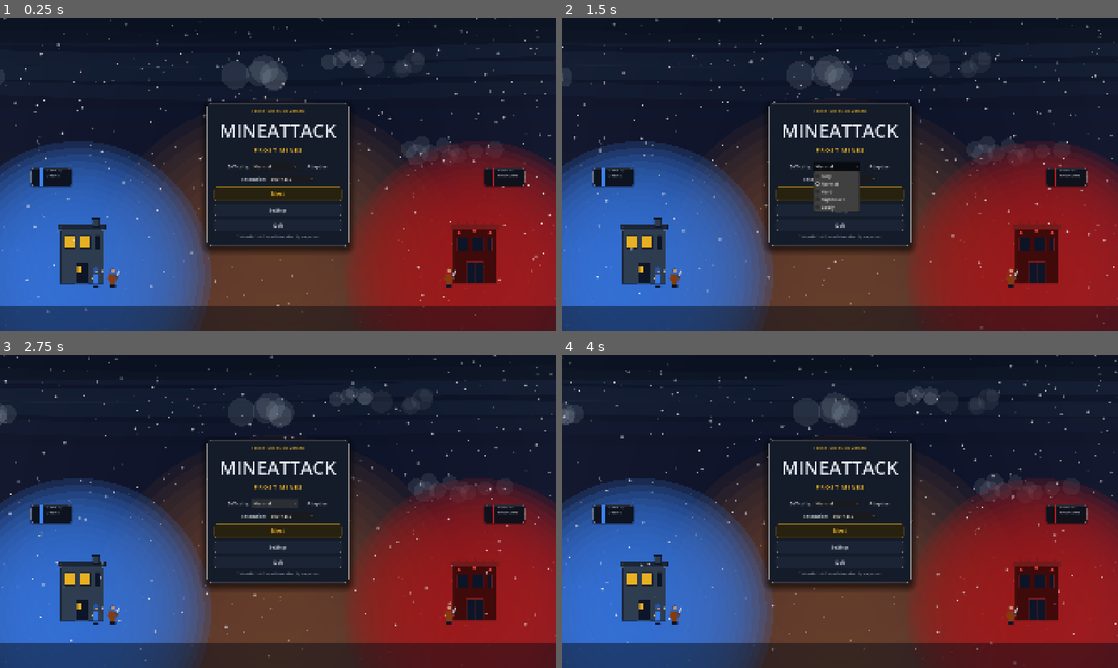
Above: before the commit, frames 1-4 (two rows, left to right).
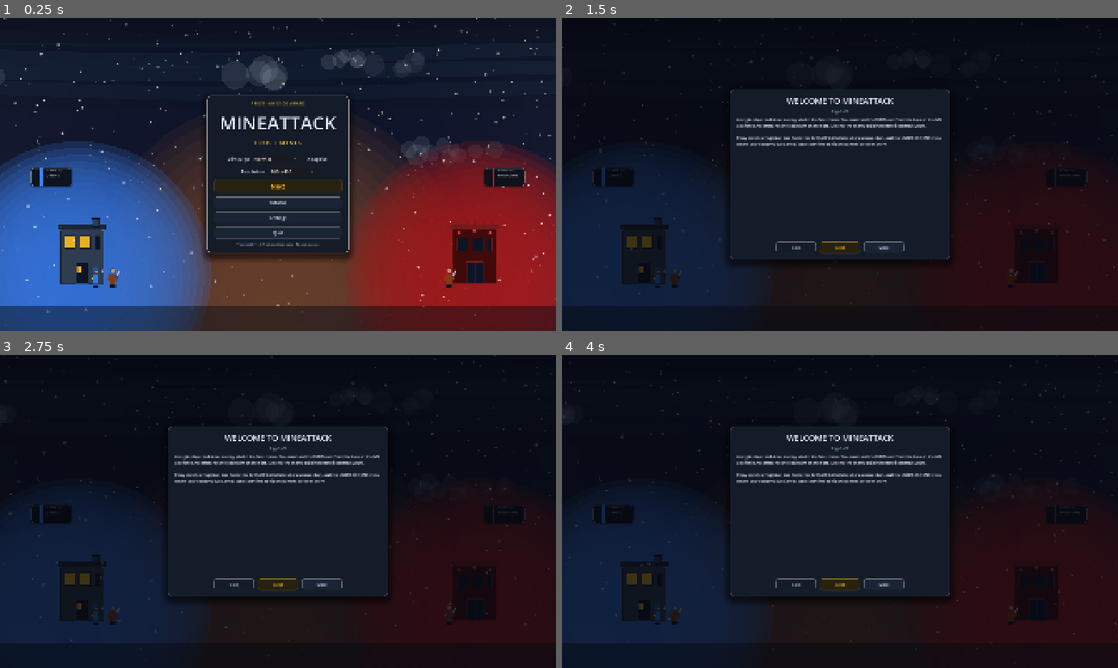
Above: after the commit, the same moments.

Repository: SZaidi00/mine-attack
Game: Godot game, scene res://scenes/ui/main_menu.tscn
Two runs of this game, one before a commit and one after it. Both use one fixed random seed, a clock stepped at 60 frames per second and the inputs below.
Inputs (mouse positions are in pixels of both pictures, inside the frame that each line leads up to):
- Up to frame 1 (0.25 s): no input
- Up to frame 2 (1.5 s): click (840, 202) at 0.5 s, where only the run after the commit has a clickable "Tutorial"; click "Normal" at 1.25 s
- Up to frame 3 (2.75 s): click "Normal" at 2 s
- Up to frame 4 (4 s): click "Next" at 2.75 s; click (801, 586) at 3.5 s, where only the run before the commit has a clickable "Back"

The runs differ from the first frame. In frame 1, 4.1% of the frame differs, in the area x 36-64%, y 24-78%; in frame 2, 64%, in the area x 0-100%, y 0-100%; in frame 3, 62%; in frame 4, 61%.

Commit message:
fix wall and tower placement issue

Diff:
--- a/scenes/ui/hud.tscn
+++ b/scenes/ui/hud.tscn
@@ -15,6 +15,7 @@
 anchor_bottom = 1.0
 grow_horizontal = 2
 grow_vertical = 2
+mouse_filter = 2
 script = ExtResource("1_hud")
 
 [node name="WeatherOverlay" type="Control" parent="."]
--- a/scripts/ui/main_menu.gd
+++ b/scripts/ui/main_menu.gd
@@ -7,6 +7,7 @@
 
 const UIThemeTokens = preload("res://scripts/ui/ui_theme_tokens.gd")
 const SettingsPanel = preload("res://scripts/ui/settings_panel.gd")
+const TutorialPanel = preload("res://scripts/ui/tutorial_panel.gd")
 
 const _SKY: Texture2D = preload("res://frost_mines_assets/backgrounds/surface_sky.png")
 const _GROUND: Texture2D = preload("res://frost_mines_assets/backgrounds/surface_ground.png")
@@ -19,6 +20,7 @@
 var _difficulty_option: OptionButton
 var _adaptive_check: CheckBox
 var _settings_panel: Control
+var _tutorial_panel: Control
 # Phase 4: two-step menu — the main card leads into faction select.
 var _main_center: CenterContainer
 var _faction_center: CenterContainer
@@ -55,6 +57,8 @@
 	_build_faction_select()
 	_settings_panel = SettingsPanel.create()
 	add_child(_settings_panel)
+	_tutorial_panel = TutorialPanel.create()
+	add_child(_tutorial_panel)
 
 
 func _on_setting_changed(what: StringName) -> void:
@@ -419,6 +423,7 @@
 		vbox.add_child(res_row)
 
 	_add_menu_button(vbox, "Next", _show_faction_select, true)
+	_add_menu_button(vbox, "Tutorial", func(): _tutorial_panel.visible = true, false)
 	_add_menu_button(vbox, "Settings", func(): _settings_panel.visible = true, false)
 	_add_menu_button(vbox, "Quit", func(): get_tree().quit(), false)
 
--- /dev/null
+++ b/scripts/ui/tutorial_panel.gd
@@ -0,0 +1,278 @@
+class_name TutorialPanel
+extends RefCounted
+
+## First-time-player tutorial: a paginated set of illustrated reference
+## screens covering the goal, economy, units, structures, research, weather,
+## and controls. create() returns a hidden full-rect Control; callers add it
+## as a child and toggle `visible`, same as SettingsPanel.
+
+const UIThemeTokens = preload("res://scripts/ui/ui_theme_tokens.gd")
+
+const _ICON_MINER: Texture2D = preload("res://frost_mines_assets/icons/icon_miner.png")
+const _ICON_SWORDSMAN: Texture2D = preload("res://frost_mines_assets/icons/icon_swordsman.png")
+const _ICON_ARCHER: Texture2D = preload("res://frost_mines_assets/icons/icon_archer.png")
+const _ICON_WIZARD: Texture2D = preload("res://frost_mines_assets/icons/icon_wizard.png")
+const _ICON_DRAGON: Texture2D = preload("res://frost_mines_assets/icons/icon_dragon.png")
+const _ICON_ENGINEER: Texture2D = preload("res://frost_mines_assets/icons/icon_engineer.png")
+const _ICON_CRAWLER: Texture2D = preload("res://frost_mines_assets/icons/icon_crawler.png")
+const _ICON_BUILDING: Texture2D = preload("res://frost_mines_assets/icons/icon_building.png")
+const _ICON_LANTERN: Texture2D = preload("res://frost_mines_assets/icons/button_build_lantern.png")
+const _ICON_TOWER: Texture2D = preload("res://frost_mines_assets/icons/button_build_tower.png")
+const _ICON_WALL: Texture2D = preload("res://frost_mines_assets/icons/button_build_wall.png")
+const _ICON_TRAP: Texture2D = preload("res://frost_mines_assets/icons/icon_attack.png")
+const _ICON_COIN: Texture2D = preload("res://frost_mines_assets/icons/icon_coin.png")
+const _ICON_RESEARCH: Texture2D = preload("res://frost_mines_assets/icons/tech_deep_delve.png")
+const _ICON_SNOWSTORM: Texture2D = preload("res://frost_mines_assets/icons/icon_snowstorm.png")
+const _ICON_LAVA: Texture2D = preload("res://frost_mines_assets/icons/icon_lava.png")
+const _ICON_WEATHER: Texture2D = preload("res://frost_mines_assets/icons/icon_weather_alert.png")
+
+# Each page: title, intro paragraph, and icon/heading/text rows.
+const _PAGES: Array = [
+	{
+		"title": "WELCOME TO MINEATTACK",
+		"intro": "A single-player real-time strategy duel in the frost mines. You command the BLUE team from the base on the left; a scripted AI commands the RED team on the right. Destroy the enemy building before it destroys yours.\n\nEvery match is fought on two fronts: the SURFACE battlefield, where armies clash, and the UNDERGROUND mine, where your economy lives. Press Tab at any time to flip the camera between them.",
+		"entries": [],
+	},
+	{
+		"title": "ECONOMY & MINERS",
+		"intro": "Coin funds everything: units, structures, and research. Your building also trickles a small baseline income, but the mine is where fortunes are made.",
+		"entries": [
+			{"icon": _ICON_MINER, "heading": "Miners (train with 1)", "text": "Your workforce. Send them underground to dig ore, then they haul it back and deposit coin at your building."},
+			{"icon": _ICON_COIN, "heading": "Miners dig gold", "text": "Right-click ore to order mining runs. Ore depletes over time, so keep pushing into deeper, richer veins."},
+			{"icon": _ICON_MINER, "heading": "Miner upgrades", "text": "Upgrade miners at your building to unlock deeper mine layers (level 1 reaches layers 1–2, level 2 layers 3–4, level 3 layers 5–7)."},
+			{"icon": _ICON_COIN, "heading": "Never fully broke", "text": "If every miner is dead and you cannot afford a new one, a welfare trickle kicks in so the economy can always recover."},
+		],
+	},
+	{
+		"title": "UNITS",
+		"intro": "Train units from your building with the number keys. Every unit has a role — build an army that covers several of them.",
+		"entries": [
+			{"icon": _ICON_SWORDSMAN, "heading": "Swordsman (2)", "text": "Cheap melee frontline. Upgrade fighters to level 3 for more HP and damage."},
+			{"icon": _ICON_ARCHER, "heading": "Archer (3)", "text": "Ranged fighter that kites away from melee threats; also shoots down dragons and pigeons."},
+			{"icon": _ICON_WIZARD, "heading": "Wizard (4)", "text": "Expensive AoE spell damage. With Necromancy research, wizards raise undead from fallen warriors."},
+			{"icon": _ICON_DRAGON, "heading": "Dragon (5)", "text": "Flying heavy hitter, strong against air and ground. Only archers and other fliers can answer it."},
+			{"icon": _ICON_ENGINEER, "heading": "Engineer (7)", "text": "Support unit with no attack. Channels repairs on damaged walls, towers, lanterns, and buildings for a coin cost. Idle engineers seek work on their own."},
+			{"icon": _ICON_CRAWLER, "heading": "Crawler (8)", "text": "Underground-only raider: it dives into the mine at spawn and can never surface or dig. Raid enemy miners through breached walls."},
+			{"icon": _ICON_TOWER, "heading": "Pigeon (6)", "text": "Trained from towers. A flying scout that extends your vision — fragile, so keep it away from archers."},
+		],
+	},
+	{
+		"title": "STRUCTURES",
+		"intro": "Open the radial build menu with the Build button on the HUD and place structures on the map. Placement costs coin, and each option greys out when unaffordable.",
+		"entries": [
+			{"icon": _ICON_BUILDING, "heading": "Your building", "text": "Trains every unit, receives miner deposits, and is your life line — when it falls, the match is lost. The enemy's building is your win condition."},
+			{"icon": _ICON_LANTERN, "heading": "Lanterns", "text": "Provide vision on the surface and underground, piercing the fog of war. Upgrade tiers 1→3 for wider sight."},
+			{"icon": _ICON_TOWER, "heading": "Towers", "text": "Static surface defenses that auto-attack enemies in range — and train pigeons."},
+			{"icon": _ICON_WALL, "heading": "Walls", "text": "Single-cell barriers that block movement and projectiles. They must be torn down before troops pass."},
+			{"icon": _ICON_TRAP, "heading": "Traps", "text": "Hidden area damage triggered by enemy units. Requires the Guerrilla research; only miners can place them."},
+		],
+	},
+	{
+		"title": "RESEARCH",
+		"intro": "Press R to open the Doctrine Deck. Research is timed and paid with coin, and your choices shape the whole match — pick a strategy and commit.",
+		"entries": [
+			{"icon": _ICON_RESEARCH, "heading": "Discipline roots", "text": "Tier-1 roots: Deep Delve (mine deeper) or Surface War (stronger surface army) — these two are mutually exclusive. Fortification, Dragon Mastery, Arctic Training, and Survival Instinct are independent."},
+			{"icon": _ICON_RESEARCH, "heading": "Branching tiers", "text": "Tier-2 techs can both be researched. Tier-3 capstones lock each other out — Deep Delve ends in a three-way choice: Crystal Forge, Earth Shield, or Necromancy."},
+			{"icon": _ICON_RESEARCH, "heading": "Tier-4 capstones", "text": "The top-tier techs (Deep Fortress, Total War, Storm Dragon) require techs from two different disciplines, so plan a path early."},
+			{"icon": _ICON_COIN, "heading": "Respec", "text": "Made a bad call? A one-time 500g respec resets every research choice so you can rebuild your tree."},
+		],
+	},
+	{
+		"title": "WEATHER & THE MOUNTAIN",
+		"intro": "The mine is alive. Random events shake up both teams — watch the warning banners and react.",
+		"entries": [
+			{"icon": _ICON_SNOWSTORM, "heading": "Snowstorms", "text": "Cut vision and movement, and slowly damage surface units. Shelter your army underground or finish the fight fast. Survival Instinct research blunts the damage."},
+			{"icon": _ICON_WEATHER, "heading": "Volcano eruptions", "text": "Meteors rain on the surface and leave burning ground. A snowstorm that overlaps the burns extinguishes them."},
+			{"icon": _ICON_LAVA, "heading": "Lava rises", "text": "Lava climbs the mine from the bottom up. Deeper layers become deadly, and flooded cells eventually resurface as fresh rock and ore."},
+			{"icon": _ICON_LAVA, "heading": "Cave-ins", "text": "3×3 rock blocks can drop without warning, damaging and shoving anything beneath. Keep the crew spread out."},
+		],
+	},
+	{
+		"title": "CONTROLS & TIPS",
+		"intro": "Left-click selects, right-click orders. Every order marker shows what your units understood: blue rings are moves, red are attacks, gold is mining.",
+		"entries": [
+			{"icon": _ICON_SWORDSMAN, "heading": "Keys", "text": "1–8 train units · Tab surface/underground · Q attack-move · F cycle formation (line / column / spread) · R research · Space pause · Esc menu · F3 debug overlay."},
+			{"icon": _ICON_ARCHER, "heading": "Smart selection", "text": "Drag a box to select groups. Ctrl+A all units, Ctrl+M miners, Ctrl+F fighters, Ctrl+D dragons, K disbands. Ctrl+1–9 saves a control group, Alt+1–9 recalls it."},
+			{"icon": _ICON_TOWER, "heading": "Queue orders", "text": "Shift + right-click queues waypoints behind the current order, so a squad can patrol or run a multi-leg route without babysitting."},
+			{"icon": _ICON_LANTERN, "heading": "Scout", "text": "The enemy faction is hidden until you get a unit close to their building. Send a swordsman or pigeon early so you know what you are facing."},
+		],
+		"quote": "\"If you can't figure out the game, you don't deserve to play\"\n— Salman Hashmi",
+	},
+]
+
+
+static func create() -> Control:
+	var root := Control.new()
+	root.name = "TutorialPanel"
+	root.process_mode = Node.PROCESS_MODE_ALWAYS
+	root.set_anchors_preset(Control.PRESET_FULL_RECT)
+	root.visible = false
+	root.mouse_filter = Control.MOUSE_FILTER_STOP
+
+	var dim := ColorRect.new()
+	dim.color = Color(0.02, 0.03, 0.06, 0.75)
+	dim.set_anchors_preset(Control.PRESET_FULL_RECT)
+	dim.gui_input.connect(func(event: InputEvent):
+		if event is InputEventMouseButton and event.pressed:
+			root.visible = false)
+	root.add_child(dim)
+
+	var center := CenterContainer.new()
+	center.set_anchors_preset(Control.PRESET_FULL_RECT)
+	center.mouse_filter = Control.MOUSE_FILTER_IGNORE
+	root.add_child(center)
+
+	var card := PanelContainer.new()
+	card.custom_minimum_size = Vector2(760, 0)
+	card.add_theme_stylebox_override("panel", UIThemeTokens.make_metal_card_style())
+	center.add_child(card)
+
+	var vbox := VBoxContainer.new()
+	vbox.add_theme_constant_override("separation", 10)
+	vbox.alignment = BoxContainer.ALIGNMENT_CENTER
+	card.add_child(vbox)
+
+	var title := Label.new()
+	title.horizontal_alignment = HORIZONTAL_ALIGNMENT_CENTER
+	title.add_theme_font_size_override("font_size", UIThemeTokens.FONT_SIZE_TITLE)
+	title.add_theme_color_override("font_color", UIThemeTokens.COLOR_TEXT_PRIMARY)
+	vbox.add_child(title)
+
+	var page_counter := Label.new()
+	page_counter.horizontal_alignment = HORIZONTAL_ALIGNMENT_CENTER
+	page_counter.add_theme_font_size_override("font_size", UIThemeTokens.FONT_SIZE_SMALL)
+	page_counter.add_theme_color_override("font_color", UIThemeTokens.COLOR_TEXT_DIM)
+	vbox.add_child(page_counter)
+
+	var scroll := ScrollContainer.new()
+	scroll.custom_minimum_size = Vector2(0, 420)
+	scroll.horizontal_scroll_mode = ScrollContainer.SCROLL_MODE_DISABLED
+	scroll.size_flags_horizontal = Control.SIZE_EXPAND_FILL
+	vbox.add_child(scroll)
+
+	var content := VBoxContainer.new()
+	content.add_theme_constant_override("separation", 10)
+	content.size_flags_horizontal = Control.SIZE_EXPAND_FILL
+	scroll.add_child(content)
+
+	var buttons := HBoxContainer.new()
+	buttons.add_theme_constant_override("separation", 12)
+	buttons.alignment = BoxContainer.ALIGNMENT_CENTER
+	vbox.add_child(buttons)
+
+	var back := Button.new()
+	back.text = "Back"
+	back.custom_minimum_size = Vector2(140, 40)
+	back.add_theme_font_size_override("font_size", UIThemeTokens.FONT_SIZE_BODY)
+	UIThemeTokens.apply_button_theme(back, UIThemeTokens.ButtonVariant.SECONDARY)
+	buttons.add_child(back)
+
+	var next := Button.new()
+	next.text = "Next"
+	next.custom_minimum_size = Vector2(140, 40)
+	next.add_theme_font_size_override("font_size", UIThemeTokens.FONT_SIZE_BODY)
+	UIThemeTokens.apply_button_theme(next, UIThemeTokens.ButtonVariant.PRIMARY)
+	buttons.add_child(next)
+
+	var close := Button.new()
+	close.text = "Close"
+	close.custom_minimum_size = Vector2(140, 40)
+	close.add_theme_font_size_override("font_size", UIThemeTokens.FONT_SIZE_BODY)
+	UIThemeTokens.apply_button_theme(close, UIThemeTokens.ButtonVariant.SECONDARY)
+	close.pressed.connect(func(): AudioManager.play("click"))
+	close.pressed.connect(func(): root.visible = false)
+	buttons.add_child(close)
+
+	var state := {"page": 0}
+
+	var refresh := func() -> void:
+		var page_index: int = state["page"]
+		var page: Dictionary = _PAGES[page_index]
+		title.text = page["title"]
+		page_counter.text = "Page %d of %d" % [page_index + 1, _PAGES.size()]
+		back.disabled = page_index == 0
+		next.text = "Finish" if page_index == _PAGES.size() - 1 else "Next"
+		for child in content.get_children():
+			child.queue_free()
+		_build_page(content, page)
+		content.get_parent().scroll_vertical = 0
+
+	back.pressed.connect(func(): AudioManager.play("click"))
+	back.pressed.connect(func():
+		state["page"] = maxi(0, state["page"] - 1)
+		refresh.call())
+	next.pressed.connect(func(): AudioManager.play("click"))
+	next.pressed.connect(func():
+		if state["page"] >= _PAGES.size() - 1:
+			root.visible = false
+		else:
+			state["page"] += 1
+			refresh.call())
+
+	refresh.call()
+	return root
+
+
+static func _build_page(content: VBoxContainer, page: Dictionary) -> void:
+	var intro := Label.new()
+	intro.text = page["intro"]
+	intro.autowrap_mode = TextServer.AUTOWRAP_WORD_SMART
+	intro.add_theme_font_size_override("font_size", UIThemeTokens.FONT_SIZE_BODY)
+	intro.add_theme_color_override("font_color", UIThemeTokens.COLOR_TEXT_PRIMARY)
+	content.add_child(intro)
+
+	for entry: Dictionary in page["entries"]:
+		content.add_child(_build_entry_row(entry))
+
+	if page.has("quote"):
+		content.add_child(_build_quote_label(page["quote"]))
+
+
+static func _build_quote_label(quote: String) -> Label:
+	var label := Label.new()
+	label.text = quote
+	label.horizontal_alignment = HORIZONTAL_ALIGNMENT_CENTER
+	label.autowrap_mode = TextServer.AUTOWRAP_WORD_SMART
+	label.add_theme_font_size_override("font_size", UIThemeTokens.FONT_SIZE_BODY + 2)
+	label.add_theme_color_override("font_color", UIThemeTokens.COLOR_TEXT_GOLD)
+	label.add_theme_color_override("font_outline_color", Color("#0b1120"))
+	label.add_theme_constant_override("outline_size", 4)
+	return label
+
+
+static func _build_entry_row(entry: Dictionary) -> PanelContainer:
+	var panel := PanelContainer.new()
+	panel.add_theme_stylebox_override("panel", UIThemeTokens.make_recessed_panel_style())
+	panel.size_flags_horizontal = Control.SIZE_EXPAND_FILL
+
+	var hbox := HBoxContainer.new()
+	hbox.add_theme_constant_override("separation", 12)
+	panel.add_child(hbox)
+
+	var icon := TextureRect.new()
+	icon.texture = entry["icon"]
+	icon.custom_minimum_size = Vector2(40, 40)
+	icon.expand_mode = TextureRect.EXPAND_IGNORE_SIZE
+	icon.stretch_mode = TextureRect.STRETCH_KEEP_ASPECT_CENTERED
+	icon.mouse_filter = Control.MOUSE_FILTER_IGNORE
+	hbox.add_child(icon)
+
+	var vbox := VBoxContainer.new()
+	vbox.add_theme_constant_override("separation", 2)
+	vbox.size_flags_horizontal = Control.SIZE_EXPAND_FILL
+	hbox.add_child(vbox)
+
+	var heading := Label.new()
+	heading.text = entry["heading"]
+	heading.add_theme_font_size_override("font_size", UIThemeTokens.FONT_SIZE_BODY + 1)
+	heading.add_theme_color_override("font_color", UIThemeTokens.COLOR_TEXT_GOLD)
+	vbox.add_child(heading)
+
+	var body := Label.new()
+	body.text = entry["text"]
+	body.autowrap_mode = TextServer.AUTOWRAP_WORD_SMART
+	body.add_theme_font_size_override("font_size", UIThemeTokens.FONT_SIZE_BODY)
+	body.add_theme_color_override("font_color", UIThemeTokens.COLOR_TEXT_DIM)
+	vbox.add_child(body)
+
+	return panel
--- /dev/null
+++ b/tests/test_tutorial_panel.gd
@@ -0,0 +1,91 @@
+extends GutTest
+
+## Smoke tests for the main-menu tutorial panel: it builds, pages render with
+## content, and Back/Next navigation walks the full deck and wraps up correctly.
+
+const TutorialPanel = preload("res://scripts/ui/tutorial_panel.gd")
+
+var _panel: Control = null
+
+
+func before_each() -> void:
+	_panel = TutorialPanel.create()
+	add_child_autofree(_panel)
+
+
+func test_panel_starts_hidden() -> void:
+	assert_false(_panel.visible, "panel should start hidden")
+
+
+func test_first_page_renders() -> void:
+	var labels: Array = _find_labels()
+	var has_welcome: bool = false
+	for label: Label in labels:
+		if label.text == "WELCOME TO MINEATTACK":
+			has_welcome = true
+	assert_true(has_welcome, "first page title should be rendered")
+	assert_true(_find_button("Finish") == null, "Finish should not appear on page 1")
+
+
+func test_next_walks_all_pages_and_finish_closes() -> void:
+	_panel.visible = true
+	var seen_titles: Dictionary = {}
+	var nav: Button = _find_nav_button()
+	assert_not_null(nav, "Next button should exist on page 1")
+	while nav != null and _panel.visible:
+		seen_titles[_page_title()] = true
+		nav.pressed.emit()
+		await get_tree().process_frame
+		nav = _find_nav_button()
+	var expected: Array = [
+		"WELCOME TO MINEATTACK", "ECONOMY & MINERS", "UNITS", "STRUCTURES",
+		"RESEARCH", "WEATHER & THE MOUNTAIN", "CONTROLS & TIPS",
+	]
+	for title: String in expected:
+		assert_true(seen_titles.has(title), "should have visited page: %s" % title)
+	assert_false(_panel.visible, "Finish should hide the panel")
+
+
+## The footer nav button reads "Next" until the last page, where it reads
+## "Finish" and closes the panel instead of advancing.
+func _find_nav_button() -> Button:
+	var found: Array = []
+	_collect(_panel, found, Button)
+	for btn: Button in found:
+		if btn.text == "Next" or btn.text == "Finish":
+			return btn
+	return null
+
+
+func test_back_disabled_on_first_page() -> void:
+	var back: Button = _find_button("Back")
+	assert_not_null(back)
+	assert_true(back.disabled, "Back should be disabled on the first page")
+
+
+func _page_title() -> String:
+	# The title Label is added first, so it is the first label a DFS finds.
+	var labels: Array = _find_labels()
+	return labels[0].text if labels.size() > 0 else ""
+
+
+func _find_labels() -> Array:
+	var found: Array = []
+	_collect(_panel, found, Label)
+	return found
+
+
+func _find_button(text: String) -> Button:
+	var found: Array = []
+	_collect(_panel, found, Button)
+	for btn: Button in found:
+		if btn.text == text:
+			return btn
+	return null
+
+
+func _collect(node: Node, out: Array, type) -> void:
+	if is_instance_of(node, type):
+		out.append(node)
+	for child in node.get_children():
+		_collect(child, out, type)
Not shown, added: scripts/ui/tutorial_panel.gd.uid
Not shown, added: tests/test_tutorial_panel.gd.uid
Not shown, changed: AGENTS.md
